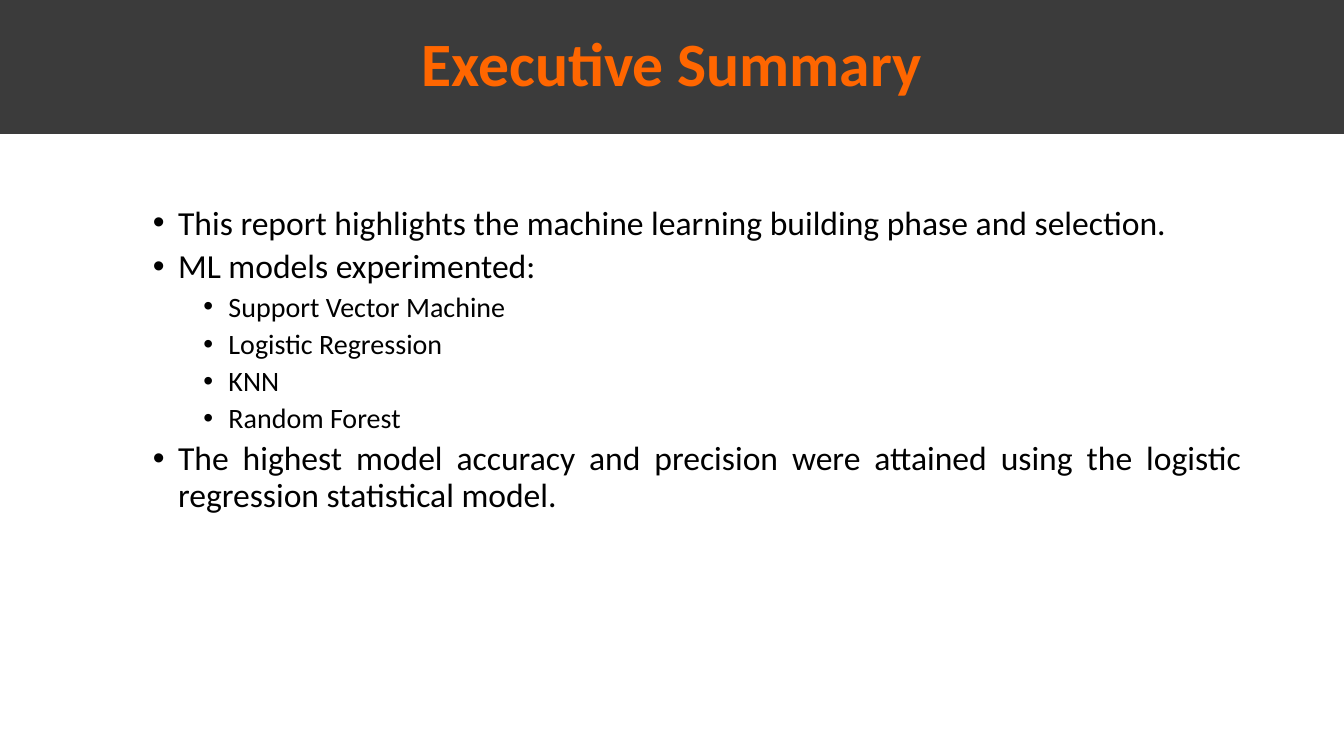
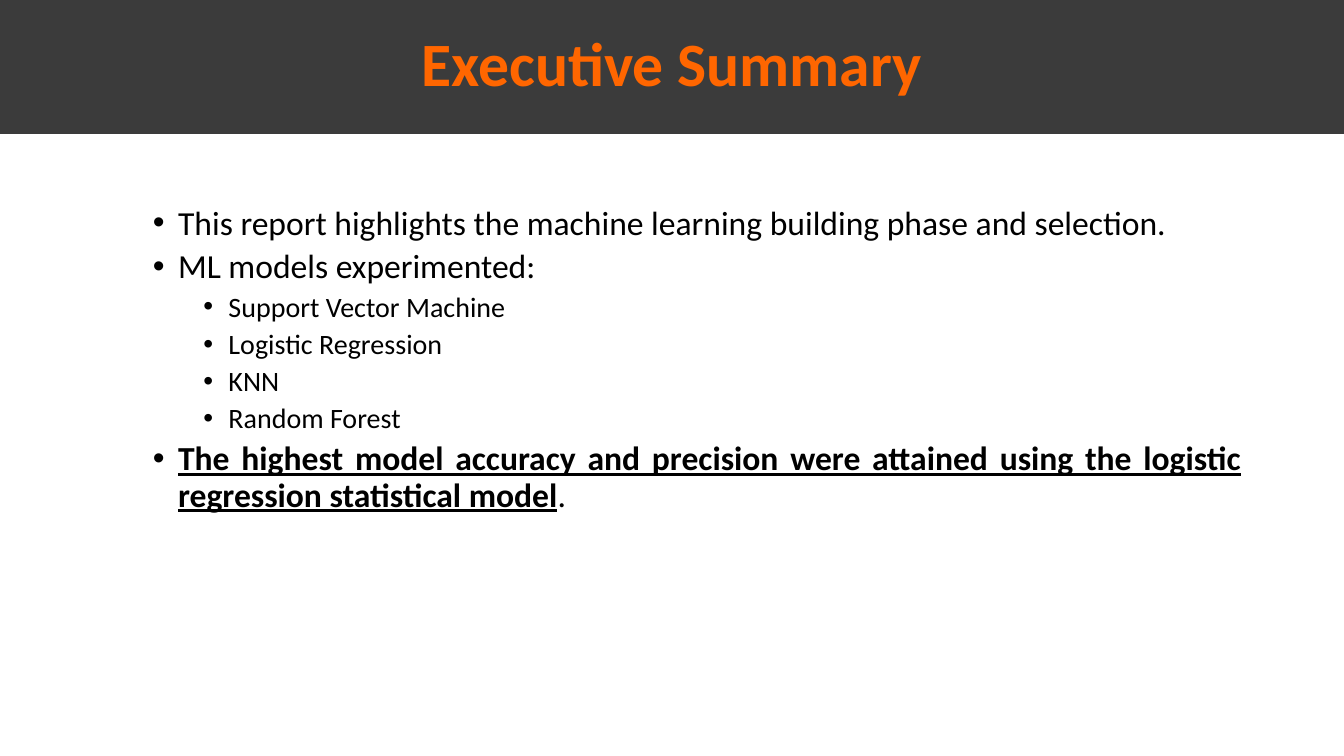
Before and after one commit to Omar-Safwat/HealthCare_project, a slide deck: slide 2 of Week_12/ML_model.pptx. Drawn at 1344x756 pixels with LibreOffice and Linux fonts; fonts in the diff are those of the drawing. Boxes give left, top, right and bottom in pixels: in the first picture for what was removed or moved away, otherwise in the second. Text is boxed around its words. In the diff, an @@ line names an element or a change of style, - is before the commit and + after.

```diff
--- a/Week_12/ML_model.pptx
+++ b/Week_12/ML_model.pptx
@@ text at box(178, 446, 1240, 513): bold on, underline on in "The highest model accuracy and precision were ..." @@
```
Also in this commit, not shown: 3 slides added.
